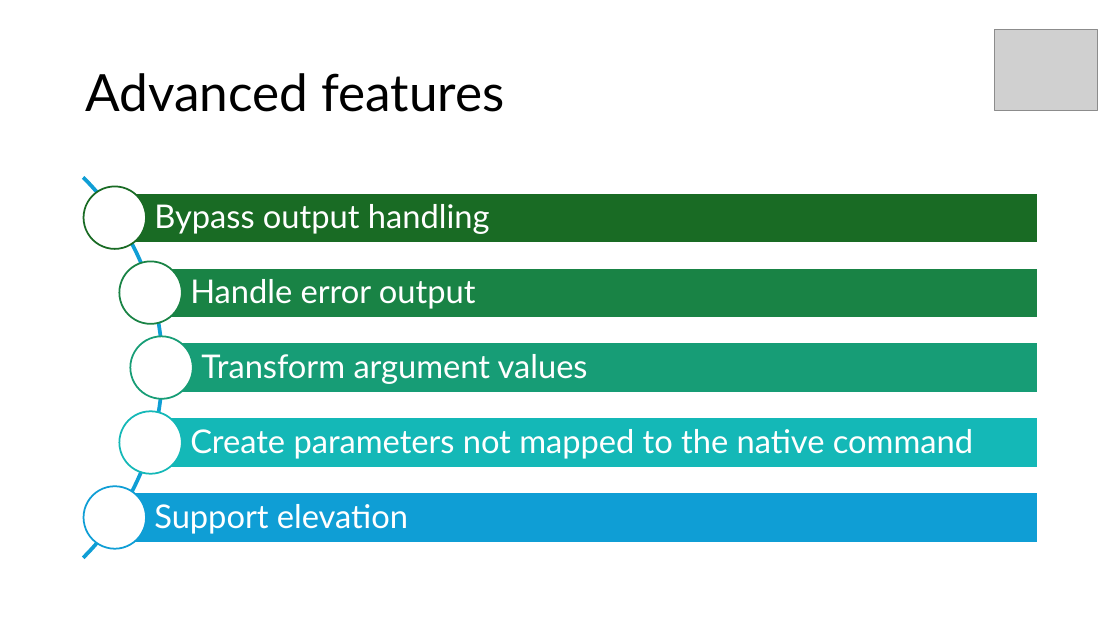
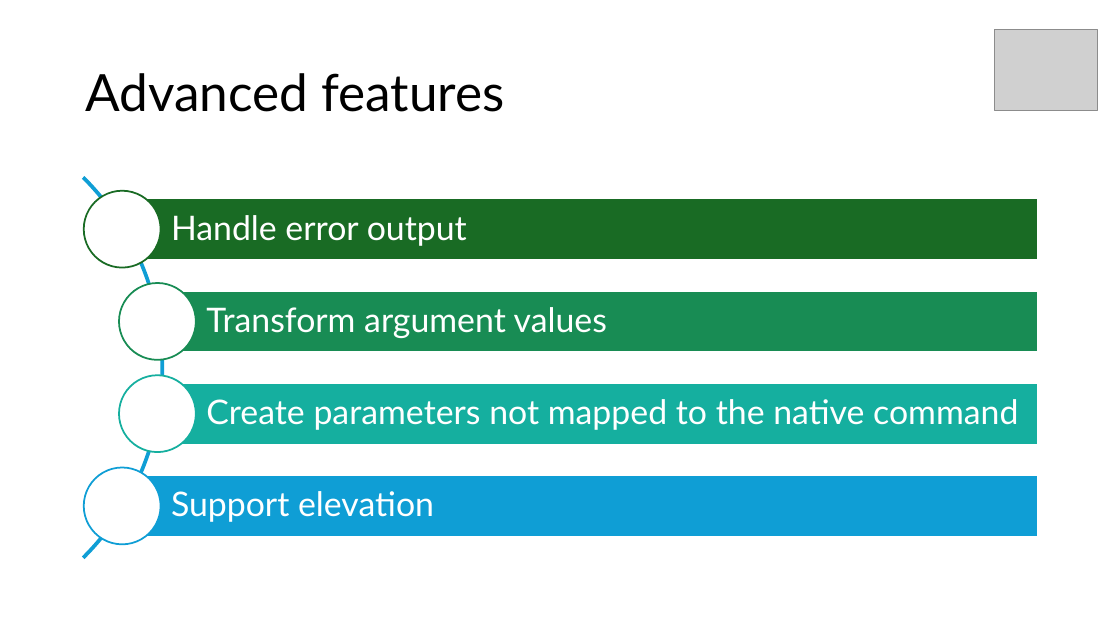
Before and after one commit to sdwheeler/seanonit, a slide deck: slide 10 of pptfiles/CrescendoV2.pptx (slide 8 before the commit). Drawn at 1120x630 pixels with LibreOffice and Linux fonts; fonts in the diff are those of the drawing; grey boxes stand for pictures. Boxes give left, top, right and bottom in pixels: in the first picture for what was removed or moved away, otherwise in the second. Text is boxed around its words. In the diff, an @@ line names an element or a change of style, - is before the commit and + after.

```diff
--- a/pptfiles/CrescendoV2.pptx
+++ b/pptfiles/CrescendoV2.pptx
@@ ellipse: place and size @@
-ellipse at [83, 187, 145, 249]
+ellipse at [84, 191, 161, 268]
@@ size 28 to 29 pt in 4 elements at [171, 491, 434, 522], [206, 399, 1018, 430], [206, 307, 607, 338], [171, 215, 467, 246] @@
@@ text "Handle error output": place and size @@
-text "Handle error output" at [190, 279, 476, 309]
+text "Handle error output" at [171, 215, 467, 246]
@@ rectangle: place and size @@
-rectangle at [115, 192, 1038, 243]
+rectangle at [122, 198, 1038, 260]
@@ text removed at [154, 204, 490, 234] @@
-Bypass output handling
@@ ellipse: place and size @@
-ellipse at [119, 261, 181, 323]
+ellipse at [119, 283, 197, 360]
@@ ellipse at [119, 283, 197, 360]: outline #198345 1.5 pt to #188C54 1.5 pt @@
@@ text "Transform argument values": place and size @@
-text "Transform argument values" at [201, 354, 588, 384]
+text "Transform argument values" at [206, 307, 607, 338]
@@ rectangle: place and size @@
-rectangle at [150, 268, 1038, 318]
+rectangle at [157, 291, 1038, 352]
@@ rectangle at [157, 291, 1038, 352]: fill #198345 to #188C54 @@
@@ ellipse removed at [130, 336, 192, 398] @@
@@ rectangle removed at [161, 343, 1038, 393] @@
@@ ellipse: place and size @@
-ellipse at [119, 412, 181, 474]
+ellipse at [119, 376, 197, 453]
@@ ellipse at [119, 376, 197, 453]: outline #14B8B7 1.5 pt to #15AF9F 1.5 pt @@
@@ text "Create parameters not mapped to ...": place and size @@
-text "Create parameters not mapped to ..." at [190, 429, 973, 459]
+text "Create parameters not mapped to ..." at [206, 399, 1018, 430]
@@ rectangle: place and size @@
-rectangle at [150, 418, 1038, 468]
+rectangle at [157, 383, 1038, 444]
@@ rectangle at [157, 383, 1038, 444]: fill #14B8B7 to #15AF9F @@
@@ ellipse: place and size @@
-ellipse at [83, 486, 145, 549]
+ellipse at [84, 468, 161, 545]
@@ text "Support elevation": place and size @@
-text "Support elevation" at [154, 504, 408, 534]
+text "Support elevation" at [171, 491, 434, 522]
@@ rectangle: place and size @@
-rectangle at [115, 492, 1038, 543]
+rectangle at [122, 476, 1038, 537]
```
Also in this commit, not shown: 5 other slides changed, 2 slides added, 1 slide removed, 43 other files.
